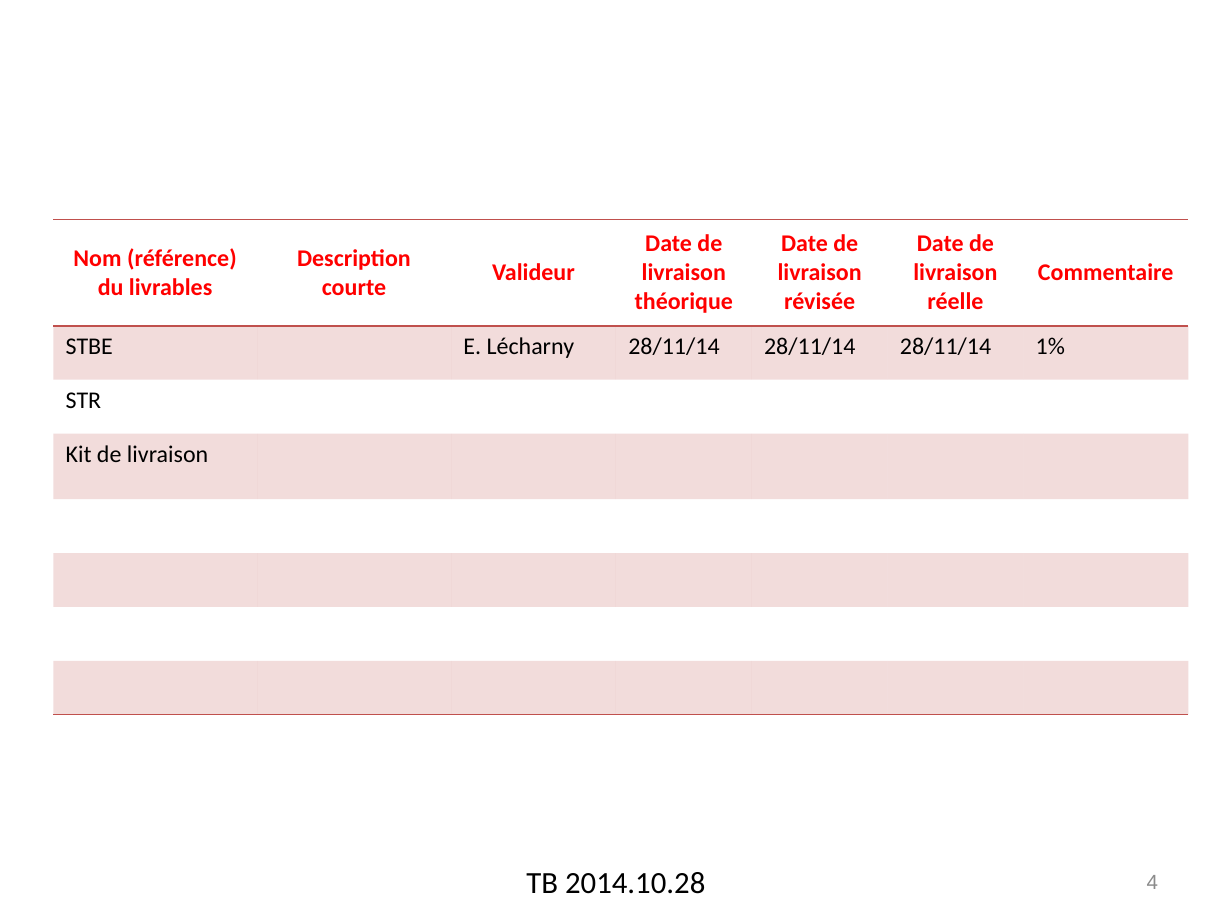
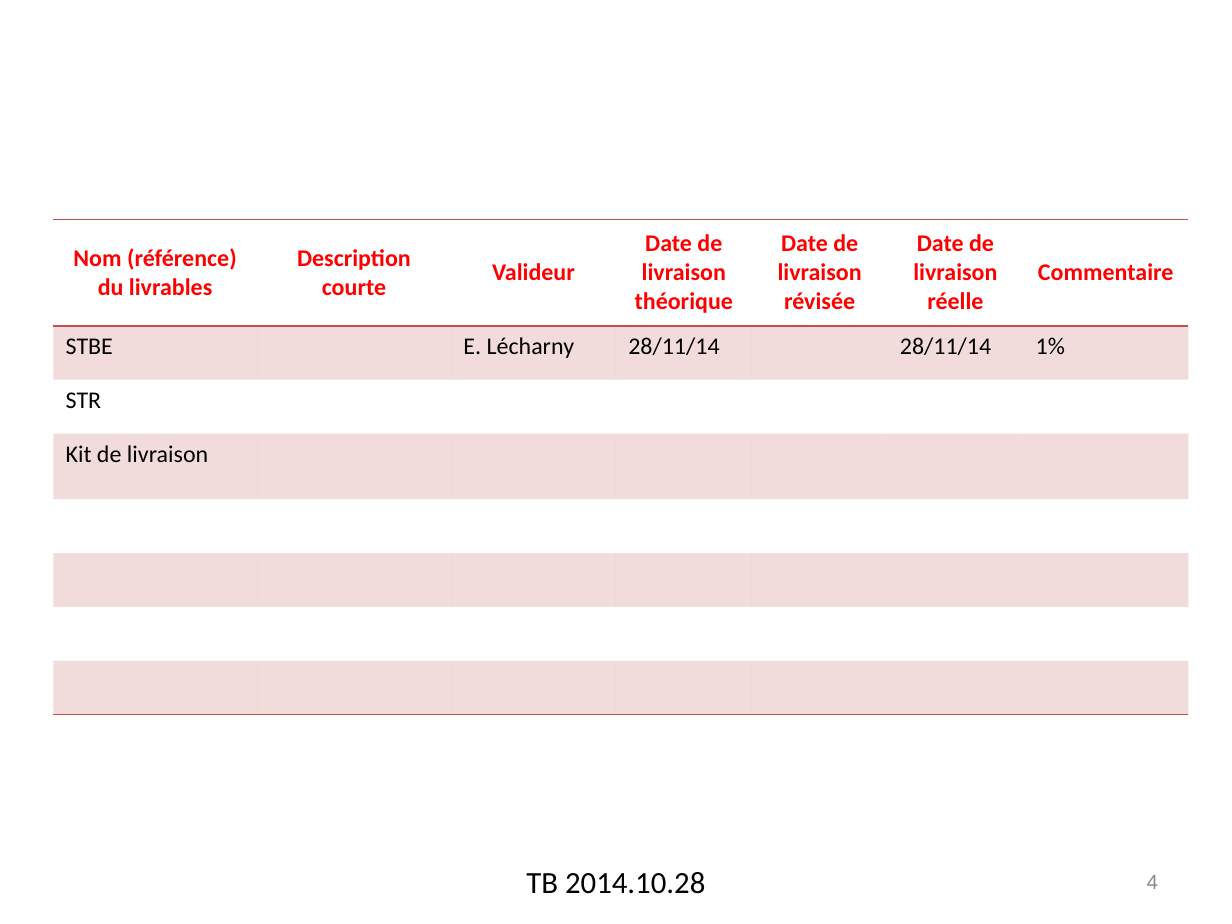
Before and after one commit to elecharny/pi-injector, a slide deck: slide 4 of Documents/TB 2014.10.28.pptx. Drawn at 1232x924 pixels with LibreOffice and Linux fonts; fonts in the diff are those of the drawing; background and template pictures are left out. Boxes give left, top, right and bottom in pixels: in the first picture for what was removed or moved away, otherwise in the second. Text is boxed around its words. In the diff, an @@ line names an element or a change of style, - is before the commit and + after.

```diff
--- a/Documents/TB 2014.10.28.pptx
+++ b/Documents/TB 2014.10.28.pptx
@@ table at [53,219,1186,715] @@
-row 2, column 5: 28/11/14
+row 2, column 5: 
```
Also in this commit, not shown: 2 other slides changed, 30 other files.
